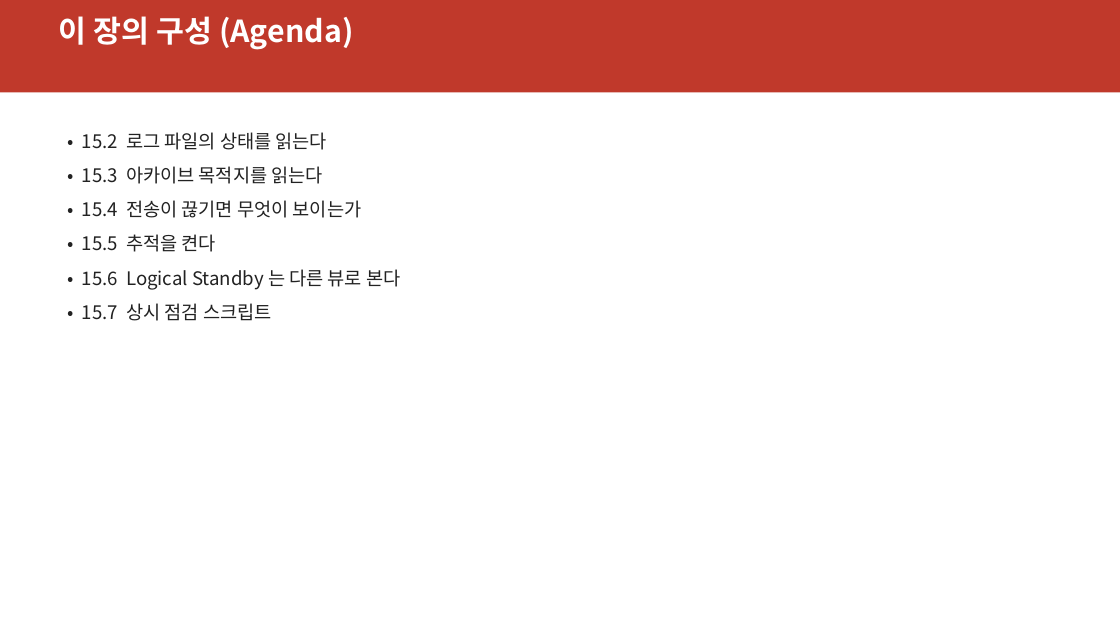
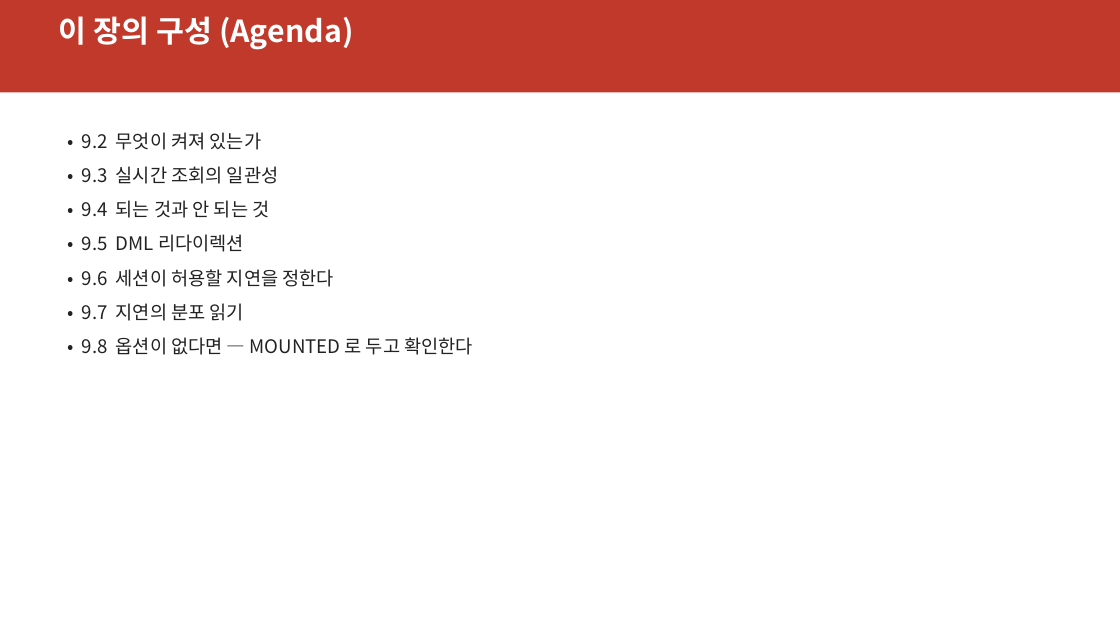
Before and after one commit to elpisk/OracleManual, a slide deck: slide 3 of ADG/15장/15장_V뷰기반모니터링과문제해결.pptx. Drawn at 1120x630 pixels with LibreOffice and Linux fonts; fonts in the diff are those of the drawing. Boxes give left, top, right and bottom in pixels: in the first picture for what was removed or moved away, otherwise in the second. Text is boxed around its words. In the diff, an @@ line names an element or a change of style, - is before the commit and + after.

```diff
--- a/ADG/15장/15장_V뷰기반모니터링과문제해결.pptx
+++ b/ADG/15장/15장_V뷰기반모니터링과문제해결.pptx
@@ text at [82, 132, 473, 355]: text changed @@
-• 15.2 로그 파일의 상태를 읽는다
-• 15.3 아카이브 목적지를 읽는다
-• 15.4 전송이 끊기면 무엇이 보이는가
-• 15.5 추적을 켠다
-• 15.6 Logical Standby 는 다른 뷰로 본다
-• 15.7 상시 점검 스크립트
+• 9.2 무엇이 켜져 있는가
+• 9.3 실시간 조회의 일관성
+• 9.4 되는 것과 안 되는 것
+• 9.5 DML 리다이렉션
+• 9.6 세션이 허용할 지연을 정한다
+• 9.7 지연의 분포 읽기
+• 9.8 옵션이 없다면 — MOUNTED 로 두고 확인한다
```
Also in this commit, not shown: 11 other slides changed, 26 slides added, 32 slides removed, 12 other files.
